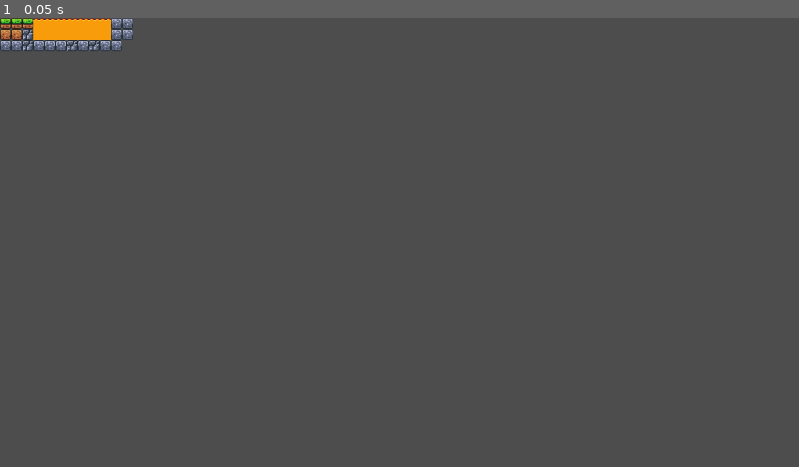
Above: before the commit, frame 1.
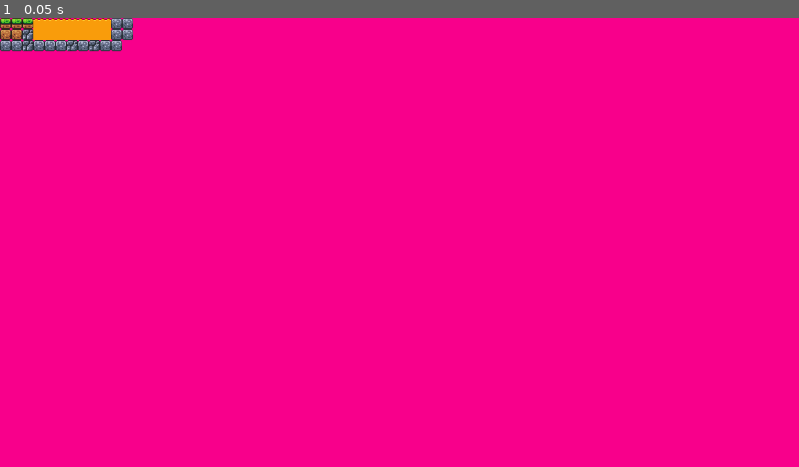
Above: after the commit, the same moment.

Repository: kudlacova123/velmisuperhra
Game: Godot game, scene res://scenes/game.tscn
The game is run twice, just before and just after one commit, with the same random seed, the same clock (stepped at 60 frames per second) and the same inputs. Before the commit the project has no main scene; this scene is started directly in both runs.
Inputs:
- Up to frame 1 (0.05 s): no input

The runs differ from the first frame. In frame 1, 99% of the frame differs, in the area x 0-100%, y 0-100%.

Commit message:
coins a collision for tilemap

Diff:
--- a/project.godot
+++ b/project.godot
@@ -11,5 +11,10 @@
 [application]
 
 config/name="velmisuperhra"
+run/main_scene="uid://b2yiutw7ey0wp"
 config/features=PackedStringArray("4.5", "Forward Plus")
 config/icon="res://icon.svg"
+
+[rendering]
+
+environment/defaults/default_clear_color=Color(0.97322184, 0, 0.54446536, 1)
--- /dev/null
+++ b/scenes/coin.tscn
@@ -0,0 +1,112 @@
+[gd_scene load_steps=17 format=3 uid="uid://dbbvl5es67qg3"]
+
+[ext_resource type="Script" uid="uid://cudraqagvwahm" path="res://scripts/coin.gd" id="1_i64fm"]
+[ext_resource type="Texture2D" uid="uid://bcgg07olfceyq" path="res://sprites/coin.png" id="2_11l1o"]
+
+[sub_resource type="AtlasTexture" id="AtlasTexture_iywne"]
+atlas = ExtResource("2_11l1o")
+region = Rect2(0, 0, 16, 16)
+
+[sub_resource type="AtlasTexture" id="AtlasTexture_p57ef"]
+atlas = ExtResource("2_11l1o")
+region = Rect2(16, 0, 16, 16)
+
+[sub_resource type="AtlasTexture" id="AtlasTexture_u5sy4"]
+atlas = ExtResource("2_11l1o")
+region = Rect2(32, 0, 16, 16)
+
+[sub_resource type="AtlasTexture" id="AtlasTexture_gee14"]
+atlas = ExtResource("2_11l1o")
+region = Rect2(48, 0, 16, 16)
+
+[sub_resource type="AtlasTexture" id="AtlasTexture_0tnpc"]
+atlas = ExtResource("2_11l1o")
+region = Rect2(64, 0, 16, 16)
+
+[sub_resource type="AtlasTexture" id="AtlasTexture_vtaks"]
+atlas = ExtResource("2_11l1o")
+region = Rect2(80, 0, 16, 16)
+
+[sub_resource type="AtlasTexture" id="AtlasTexture_kvpfn"]
+atlas = ExtResource("2_11l1o")
+region = Rect2(96, 0, 16, 16)
+
+[sub_resource type="AtlasTexture" id="AtlasTexture_dinhu"]
+atlas = ExtResource("2_11l1o")
+region = Rect2(112, 0, 16, 16)
+
+[sub_resource type="AtlasTexture" id="AtlasTexture_kvuet"]
+atlas = ExtResource("2_11l1o")
+region = Rect2(128, 0, 16, 16)
+
+[sub_resource type="AtlasTexture" id="AtlasTexture_trtic"]
+atlas = ExtResource("2_11l1o")
+region = Rect2(144, 0, 16, 16)
+
+[sub_resource type="AtlasTexture" id="AtlasTexture_ir15t"]
+atlas = ExtResource("2_11l1o")
+region = Rect2(160, 0, 16, 16)
+
+[sub_resource type="AtlasTexture" id="AtlasTexture_ca42v"]
+atlas = ExtResource("2_11l1o")
+region = Rect2(176, 0, 16, 16)
+
+[sub_resource type="SpriteFrames" id="SpriteFrames_rysoc"]
+animations = [{
+"frames": [{
+"duration": 1.0,
+"texture": SubResource("AtlasTexture_iywne")
+}, {
+"duration": 1.0,
+"texture": SubResource("AtlasTexture_p57ef")
+}, {
+"duration": 1.0,
+"texture": SubResource("AtlasTexture_u5sy4")
+}, {
+"duration": 1.0,
+"texture": SubResource("AtlasTexture_gee14")
+}, {
+"duration": 1.0,
+"texture": SubResource("AtlasTexture_0tnpc")
+}, {
+"duration": 1.0,
+"texture": SubResource("AtlasTexture_vtaks")
+}, {
+"duration": 1.0,
+"texture": SubResource("AtlasTexture_kvpfn")
+}, {
+"duration": 1.0,
+"texture": SubResource("AtlasTexture_dinhu")
+}, {
+"duration": 1.0,
+"texture": SubResource("AtlasTexture_kvuet")
+}, {
+"duration": 1.0,
+"texture": SubResource("AtlasTexture_trtic")
+}, {
+"duration": 1.0,
+"texture": SubResource("AtlasTexture_ir15t")
+}, {
+"duration": 1.0,
+"texture": SubResource("AtlasTexture_ca42v")
+}],
+"loop": true,
+"name": &"default",
+"speed": 7.0
+}]
+
+[sub_resource type="CircleShape2D" id="CircleShape2D_ssvqc"]
+radius = 5.0
+
+[node name="Coin" type="Area2D"]
+script = ExtResource("1_i64fm")
+
+[node name="AnimatedSprite2D" type="AnimatedSprite2D" parent="."]
+position = Vector2(-26, -8)
+sprite_frames = SubResource("SpriteFrames_rysoc")
+autoplay = "default"
+frame_progress = 0.987912
+
+[node name="CollisionShape2D" type="CollisionShape2D" parent="."]
+position = Vector2(-26, -8)
+shape = SubResource("CircleShape2D_ssvqc")
--- a/scenes/game.tscn
+++ b/scenes/game.tscn
@@ -1,48 +1,86 @@
-[gd_scene load_steps=4 format=4 uid="uid://b2yiutw7ey0wp"]
+[gd_scene load_steps=5 format=4 uid="uid://b2yiutw7ey0wp"]
 
 [ext_resource type="Texture2D" uid="uid://ci1n34q4rcpof" path="res://sprites/world_tileset.png" id="1_uwrxv"]
+[ext_resource type="PackedScene" uid="uid://dbbvl5es67qg3" path="res://scenes/coin.tscn" id="2_yqjtg"]
 
 [sub_resource type="TileSetAtlasSource" id="TileSetAtlasSource_yqjtg"]
 texture = ExtResource("1_uwrxv")
 0:0/0 = 0
+0:0/0/physics_layer_0/polygon_0/points = PackedVector2Array(-8, -8, 8, -8, 8, 8, -8, 8)
 1:0/0 = 0
+1:0/0/physics_layer_0/polygon_0/points = PackedVector2Array(-8, -8, 8, -8, 8, 8, -8, 8)
 2:0/0 = 0
+2:0/0/physics_layer_0/polygon_0/points = PackedVector2Array(-8, -8, 8, -8, 8, 8, -8, 8)
 3:0/0 = 0
+3:0/0/physics_layer_0/polygon_0/points = PackedVector2Array(-8, -8, 8, -8, 8, 8, -8, 8)
 4:0/0 = 0
+4:0/0/physics_layer_0/polygon_0/points = PackedVector2Array(-8, -8, 8, -8, 8, 8, -8, 8)
 5:0/0 = 0
+5:0/0/physics_layer_0/polygon_0/points = PackedVector2Array(-8, -8, 8, -8, 8, 8, -8, 8)
 6:0/0 = 0
+6:0/0/physics_layer_0/polygon_0/points = PackedVector2Array(-8, -8, 8, -8, 8, 8, -8, 8)
 7:0/0 = 0
+7:0/0/physics_layer_0/polygon_0/points = PackedVector2Array(-8, -8, 8, -8, 8, 8, -8, 8)
 8:0/0 = 0
+8:0/0/physics_layer_0/polygon_0/points = PackedVector2Array(-8, -8, 8, -8, 8, 8, -8, 8)
 9:0/0 = 0
+9:0/0/physics_layer_0/polygon_0/points = PackedVector2Array(-8, -8, 8, -8, 8, -0.17985725, -8, 0)
 10:0/0 = 0
+10:0/0/physics_layer_0/polygon_0/points = PackedVector2Array(-8, -6.115196, 8, -6.115196, 8, 1.6187286, -8, 1.0791531)
 11:0/0 = 0
+11:0/0/physics_layer_0/polygon_0/points = PackedVector2Array(-8, -8, 8, -8, 8, -0.17985725, -8, 0)
 0:1/0 = 0
+0:1/0/physics_layer_0/polygon_0/points = PackedVector2Array(-8, -8, 8, -8, 8, 8, -8, 8)
 1:1/0 = 0
+1:1/0/physics_layer_0/polygon_0/points = PackedVector2Array(-8, -8, 8, -8, 8, 8, -8, 8)
 2:1/0 = 0
+2:1/0/physics_layer_0/polygon_0/points = PackedVector2Array(-8, -8, 8, -8, 8, 8, -8, 8)
 3:1/0 = 0
+3:1/0/physics_layer_0/polygon_0/points = PackedVector2Array(-8, -8, 8, -8, 8, 8, -8, 8)
 4:1/0 = 0
+4:1/0/physics_layer_0/polygon_0/points = PackedVector2Array(-8, -8, 8, -8, 8, 8, -8, 8)
 5:1/0 = 0
+5:1/0/physics_layer_0/polygon_0/points = PackedVector2Array(-8, -8, 8, -8, 8, 8, -8, 8)
 6:1/0 = 0
+6:1/0/physics_layer_0/polygon_0/points = PackedVector2Array(-8, -8, 8, -8, 8, 8, -8, 8)
 7:1/0 = 0
+7:1/0/physics_layer_0/polygon_0/points = PackedVector2Array(-8, -8, 8, -8, 8, 8, -8, 8)
 8:1/0 = 0
+8:1/0/physics_layer_0/polygon_0/points = PackedVector2Array(-8, -8, 8, -8, 8, 8, -8, 8)
 9:1/0 = 0
+9:1/0/physics_layer_0/polygon_0/points = PackedVector2Array(-8, -8, 8, -8, 8, -0.17985725, -8, 0)
 10:1/0 = 0
+10:1/0/physics_layer_0/polygon_0/points = PackedVector2Array(-8, -6.115196, 8, -6.115196, 8, 1.6187286, -8, 1.0791531)
 11:1/0 = 0
+11:1/0/physics_layer_0/polygon_0/points = PackedVector2Array(-8, -8, 8, -8, 8, -0.17985725, -8, 0)
 0:2/0 = 0
+0:2/0/physics_layer_0/polygon_0/points = PackedVector2Array(-8, -8, 8, -8, 8, 8, -8, 8)
 1:2/0 = 0
+1:2/0/physics_layer_0/polygon_0/points = PackedVector2Array(-8, -8, 8, -8, 8, 8, -8, 8)
 2:2/0 = 0
+2:2/0/physics_layer_0/polygon_0/points = PackedVector2Array(-8, -8, 8, -8, 8, 8, -8, 8)
 3:2/0 = 0
+3:2/0/physics_layer_0/polygon_0/points = PackedVector2Array(-8, -8, 8, -8, 8, 8, -8, 8)
 4:2/0 = 0
+4:2/0/physics_layer_0/polygon_0/points = PackedVector2Array(-8, -8, 8, -8, 8, 8, -8, 8)
 5:2/0 = 0
+5:2/0/physics_layer_0/polygon_0/points = PackedVector2Array(-8, -8, 8, -8, 8, 8, -8, 8)
 6:2/0 = 0
+6:2/0/physics_layer_0/polygon_0/points = PackedVector2Array(-8, -8, 8, -8, 8, 8, -8, 8)
 7:2/0 = 0
+7:2/0/physics_layer_0/polygon_0/points = PackedVector2Array(-8, -8, 8, -8, 8, 8, -8, 8)
 8:2/0 = 0
+8:2/0/physics_layer_0/polygon_0/points = PackedVector2Array(-8, -8, 8, -8, 8, 8, -8, 8)
 9:2/0 = 0
+9:2/0/physics_layer_0/polygon_0/points = PackedVector2Array(-8, -8, 8, -8, 8, -0.17985725, -8, 0)
 10:2/0 = 0
+10:2/0/physics_layer_0/polygon_0/points = PackedVector2Array(-8, -6.115196, 8, -6.115196, 8, 1.6187286, -8, 1.0791531)
 11:2/0 = 0
+11:2/0/physics_layer_0/polygon_0/points = PackedVector2Array(-8, -8, 8, -8, 8, -0.17985725, -8, 0)
 0:3/0 = 0
 1:3/0 = 0
 2:3/0 = 0
+2:3/0/physics_layer_0/polygon_0/points = PackedVector2Array(-8, -8, 8, -8, 8, 8, -8, 8)
 5:3/0 = 0
 6:3/0 = 0
 7:3/0 = 0
@@ -133,6 +171,7 @@
 3:15/0 = 0
 
 [sub_resource type="TileSet" id="TileSet_lnu2h"]
+physics_layer_0/collision_layer = 1
 sources/0 = SubResource("TileSetAtlasSource_yqjtg")
 
 [node name="Game" type="Node2D"]
@@ -142,3 +181,52 @@
 [node name="TileMapLayer" type="TileMapLayer" parent="Node2D"]
 tile_map_data = PackedByteArray("AAD9/wAAAAAAAAAAAAD+/wAAAAAAAAAAAAD//wAAAAAAAAAAAAAAAAAAAAAAAAAAAAABAAAAAAAAAAAAAAACAA …(4704 unchanged characters)…
 tile_set = SubResource("TileSet_lnu2h")
+
+[node name="Coinsfolder" type="Node" parent="."]
+
+[node name="Coin" parent="Coinsfolder" instance=ExtResource("2_yqjtg")]
+
+[node name="Coin2" parent="Coinsfolder" instance=ExtResource("2_yqjtg")]
+position = Vector2(48, 0)
+
+[node name="Coin3" parent="Coinsfolder" instance=ExtResource("2_yqjtg")]
+position = Vector2(-254, -48)
+
+[node name="Coin4" parent="Coinsfolder" instance=ExtResource("2_yqjtg")]
+position = Vector2(323, -50)
+
+[node name="Coin5" parent="Coinsfolder" instance=ExtResource("2_yqjtg")]
+position = Vector2(-127, -3)
+
+[node name="Coin6" parent="Coinsfolder" instance=ExtResource("2_yqjtg")]
+position = Vector2(179, -2)
+
+[node name="Coin7" parent="Coinsfolder" instance=ExtResource("2_yqjtg")]
+position = Vector2(-125, -114)
+
+[node name="Coin8" parent="Coinsfolder" instance=ExtResource("2_yqjtg")]
+position = Vector2(178, -113)
+
+[node name="Coin9" parent="Coinsfolder" instance=ExtResource("2_yqjtg")]
+position = Vector2(-109, -225)
+
+[node name="Coin10" parent="Coinsfolder" instance=ExtResource("2_yqjtg")]
+position = Vector2(176, -222)
+
+[node name="Coin11" parent="Coinsfolder" instance=ExtResource("2_yqjtg")]
+position = Vector2(-222, -256)
+
+[node name="Coin12" parent="Coinsfolder" instance=ExtResource("2_yqjtg")]
+position = Vector2(289, -256)
+
+[node name="Coin13" parent="Coinsfolder" instance=ExtResource("2_yqjtg")]
+position = Vector2(18, -353)
+
+[node name="Coin14" parent="Coinsfolder" instance=ExtResource("2_yqjtg")]
+position = Vector2(34, -353)
+
+[node name="Coin15" parent="Coinsfolder" instance=ExtResource("2_yqjtg")]
+position = Vector2(-238, -366)
+
+[node name="Coin16" parent="Coinsfolder" instance=ExtResource("2_yqjtg")]
+position = Vector2(306, -369)
--- /dev/null
+++ b/scripts/coin.gd
@@ -0,0 +1,4 @@
+extends Area2D
+
+func _on_body_entered(body: Node2D) -> void:
+	print("coinsssssssss")
Not shown, added: scripts/coin.gd.uid
